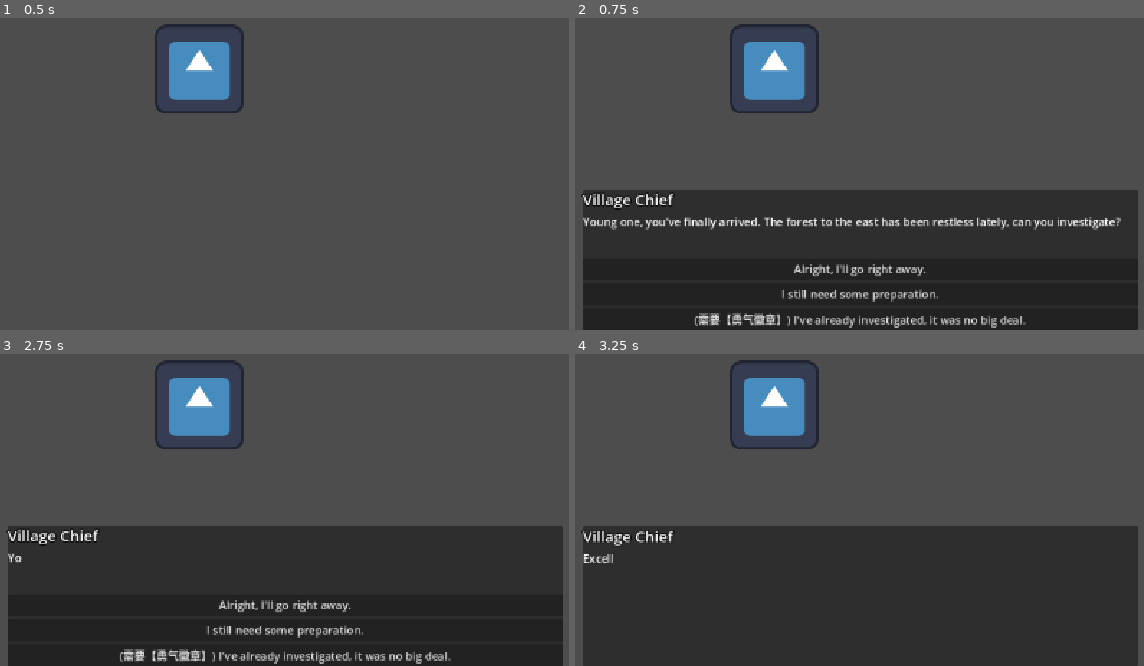
Above: before the commit, frames 1-4 (two rows, left to right).
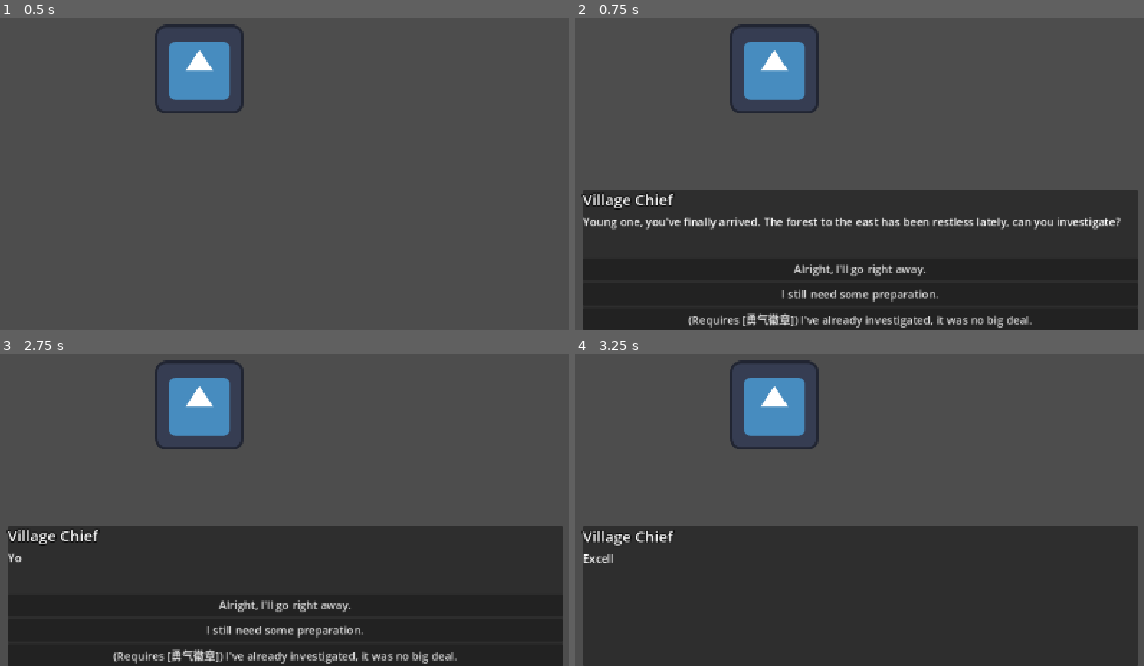
Above: after the commit, the same moments.

Repository: LiGameAcademy/laoli_dialogue_system
Game: Godot game, scene res://main.tscn
The game is run twice, just before and just after one commit, with the same random seed, the same clock (stepped at 60 frames per second) and the same inputs. The engine's default icon, where the game draws it, is replaced by a stand-in: a white triangle on a blue panel in a dark square.
Inputs:
- Up to frame 1 (0.5 s): no input
- Up to frame 2 (0.75 s): tap Enter (ui_accept) at 0.5 s; hold Enter (ui_accept) from 0.53 s (still down)
- Up to frame 3 (2.75 s): release Enter (ui_accept) at 1.25 s; click "I still need some preparation." at 1.25 s; tap Enter (ui_accept) at 2.1, 2.27, 2.57 s
- Up to frame 4 (3.25 s): click "Alright, I'll go right away." at 2.75 s

Frame 1 is identical in both runs. In frame 2, 1.3% of the frame differs, in the area x 19-81%, y 94-100%; in frame 3, 1.3%; in frame 4, nothing differs.

Commit message:
10本地化流程专业化

Diff:
--- a/dialogue.json
+++ b/dialogue.json
@@ -1,51 +1,48 @@
 {
-    "village_chief_start": {
-      "character": "村长",
-      "text": "年轻人，你终于来了。村子东边的森林里最近不太平，你能去调查一下吗？",
-      "choices": [
-        {
-          "text": "好的，我这就去。",
-          "next_node": "accept_quest_forest"
-        },
-        {
-          "text": "我还需要一些准备。",
-          "next_node": "refuse_quest_forest"
-        },
-        {
-          "text": "我早就调查过了，没什么大不了的。",
-          "display_condition_prefix": true,
-          "next_node": "already_done_quest",
-          "condition": {
-            "has_item": "badge_of_courage"
-          }
+  "village_chief_start": {
+    "character": "CHARACTER_VILLAGE_CHIEF",
+    "text": "VILLAGE_CHIEF_GREETING",
+    "choices": [
+      {
+        "text": "VILLAGE_CHIEF_CHOICE_ACCEPT",
+        "next_node": "accept_quest_forest"
+      },
+      {
+        "text": "VILLAGE_CHIEF_CHOICE_REFUSE",
+        "next_node": "refuse_quest_forest"
+      },
+      {
+        "text": "VILLAGE_CHIEF_CHOICE_CONDITIONAL",
+        "display_condition_prefix": true,
+        "next_node": "already_done_quest",
+        "condition": {
+          "has_item": "badge_of_courage"
         }
-      ]
+      }
+    ]
+  },
+  "accept_quest_forest": {
+    "character": "CHARACTER_VILLAGE_CHIEF",
+    "text": "VILLAGE_CHIEF_ACCEPT_REPLY",
+    "action": {
+      "type": "give_item",
+      "id": "bread",
+      "amount": 2
     },
-
-    "accept_quest_forest": {
-      "character": "村长",
-      "text": "太好了！这是我给你的一些干粮，路上小心。",
-      "action": {
-        "type": "give_item",
-        "id": "bread",
-        "amount": 2
-      },
-      "next_node": "END"
+    "next_node": "END"
+  },
+  "refuse_quest_forest": {
+    "character": "CHARACTER_VILLAGE_CHIEF",
+    "text": "VILLAGE_CHIEF_REFUSE_REPLY",
+    "next_node": "END"
+  },
+  "already_done_quest": {
+    "character": "CHARACTER_VILLAGE_CHIEF",
+    "text": "VILLAGE_CHIEF_ALREADYDONE_REPLY",
+    "action": {
+      "type": "give_reward",
+      "id": "QUEST_1_REWARD"
     },
-
-    "refuse_quest_forest": {
-      "character": "村长",
-      "text": "好吧，那你先去准备一下吧，村子的安危就靠你了。",
-      "next_node": "END"
-    },
-
-    "already_done_quest": {
-      "character": "村长",
-      "text": "哦？看不出来你年纪轻轻，身手却如此了得！这是给你的奖励。",
-      "action": {
-        "type": "give_reward",
-        "id": "QUEST_1_REWARD"
-      },
-      "next_node": "END"
-    }
+    "next_node": "END"
   }
+}
--- a/dialogue_manager.gd
+++ b/dialogue_manager.gd
@@ -19,8 +19,8 @@
 
 ## 游戏启动时，自动加载并解析JSON文件
 func _ready() -> void:
-	# load_dialogue_file("res://dialogue.json")
-	load_dialogue_file("res://dialogue_multilingual.json")
+	load_dialogue_file("res://dialogue.json")
+	# load_dialogue_file("res://dialogue_multilingual.json")
 
 ## 加载并解析指定的JSON文件
 ## [param path] JSON文件的路径
@@ -77,9 +77,10 @@
 		return
 
 	var node_data = dialogue_data[node_id]
-	# 使用新函数来获取翻译后的文本
-	var character = _get_localized_string(node_data.get("character", "Narrator"))
-	var text = _get_localized_string(node_data.get("text", "..."))
+
+	# 代码变得如此简洁和优雅！
+	var character = tr(node_data.get("character", "KEY_ERROR"))
+	var text = tr(node_data.get("text", "KEY_ERROR"))
 
 	emit_signal("text_updated", character, text)
 
@@ -88,7 +89,6 @@
 		# 现在我们传递的是整个action字典，而不再是字符串
 		action_triggered.emit(node_data["action"])
 
-	# 核心改动：检查是否存在选项
 	if node_data.has("choices"):
 		var available_choices = [] # 创建一个空数组来存放可用选项
 		for choice in node_data["choices"]:
@@ -96,22 +96,23 @@
 			if _check_condition(choice.get("condition", {})):
 				available_choices.append(choice) # 条件满足，才加入可用列表
 
-		# 在发出信号前，将选项文本翻译好
+		# 在发出信号前，处理文本的动态生成
 		var localized_choices = []
 		for choice in available_choices:
-			var localized_choice = choice.duplicate()
-			# 对选项的文本也使用翻译函数
-			localized_choice["text"] = _get_localized_string(choice["text"])
-			# 对动态生成的文本前缀也需要翻译
+			var localized_choice = choice.duplicate() # 复制一份，避免修改原始数据
+			# 这里也同样使用 tr()
+			var final_text = tr(choice["text"])
+
+			# 动态生成条件前缀的逻辑保持不变，但格式化字符串本身也应该用tr()
 			if choice.get("display_condition_prefix", false) and choice.has("condition"):
 				var condition = choice["condition"]
 				if condition.has("has_item"):
 					var item_id = condition["has_item"]
-					var item_name = GameState.get_item_name(item_id) # get_item_name内部已包含tr()，所以道具名会自动翻译
-					# 注意：这里的格式化字符串本身也需要被翻译
-					var format_string = tr("(需要【%s】) %s")
-					localized_choice["text"] = format_string % [item_name, localized_choice["text"]]
+					var item_name = GameState.get_item_name(item_id)
+					# "(需要【%s】) %s" 这个key也需要加入到CSV文件中
+					final_text = tr("UI_CONDITION_PREFIX_HAS_ITEM") % [item_name, final_text]
 
+			localized_choice["text"] = final_text
 			localized_choices.append(localized_choice)
 
 		emit_signal("choices_updated", localized_choices)
@@ -143,31 +144,6 @@
 	# 所有条件都检查通过了，才返回true
 	return true
 
-## 一个通用的翻译提取函数
-func _get_localized_string(text_object) -> String:
-	# 首先检查text_object本身是否是一个字典，如果不是（比如旧数据或非翻译字段），直接返回
-	if not text_object is Dictionary:
-		return str(text_object)
-
-	# 获取Godot当前的语言设置
-	var current_locale = TranslationServer.get_locale()
-
-	# 优先使用完整匹配
-	if text_object.has(current_locale):
-		return text_object[current_locale]
-
-	# 如果找不到，尝试使用基础语言（例如从 "en_US" 回退到 "en"）
-	var base_locale = current_locale.get_slice("_", 0)
-	if text_object.has(base_locale):
-		return text_object[base_locale]
-
-	# 如果连基础语言都找不到，尝试使用默认的 "en" 作为最后的回退
-	if text_object.has("en"):
-		return text_object["en"]
-
-	# 如果连 "en" 都没有，返回一个错误提示
-	return "[TEXT NOT FOUND]"
-
 ## 处理对话结束
 func _end_dialogue() -> void:
 	is_active = false # 标记对话结束
--- a/project.godot
+++ b/project.godot
@@ -26,6 +26,7 @@
 
 [internationalization]
 
+locale/translations=PackedStringArray("res://translations.en.translation", "res://translations.zh_CN.translation")
 locale/test="en"
 
 [rendering]
--- /dev/null
+++ b/translations.csv
@@ -0,0 +1,10 @@
+key,en,zh_CN
+CHARACTER_VILLAGE_CHIEF,"Village Chief","村长"
+VILLAGE_CHIEF_GREETING,"Young one, you've finally arrived. The forest to the east has been restless lately, can you investigate?","年轻人，你终于来了。村子东边的森林里最近不太平，你能去调查一下吗？"
+VILLAGE_CHIEF_CHOICE_ACCEPT,"Alright, I'll go right away.","好的，我这就去。"
+VILLAGE_CHIEF_CHOICE_REFUSE,"I still need some preparation.","我还需要一些准备。"
+VILLAGE_CHIEF_CHOICE_CONDITIONAL,"I've already investigated, it was no big deal.","我早就调查过了，没什么大不了的。"
+VILLAGE_CHIEF_ACCEPT_REPLY,"Excellent! Here are some rations for the road. Be careful.","太好了！这是我给你的一些干粮，路上小心。"
+VILLAGE_CHIEF_REFUSE_REPLY,"Alright, go and prepare then. The safety of our village rests on you.","好吧，那你先去准备一下吧，村子的安危就靠你了。"
+VILLAGE_CHIEF_ALREADYDONE_REPLY,"Oh? I couldn't tell you were so skilled at such a young age! This is your reward.","哦？看不出来你年纪轻轻，身手却如此了得！这是给你的奖励。"
+UI_CONDITION_PREFIX_HAS_ITEM,"(Requires [%s]) %s","(需要【%s】) %s"
Not shown, added: translations.csv.import
Binary file added: translations.en.translation
Binary file added: translations.zh_CN.translation
